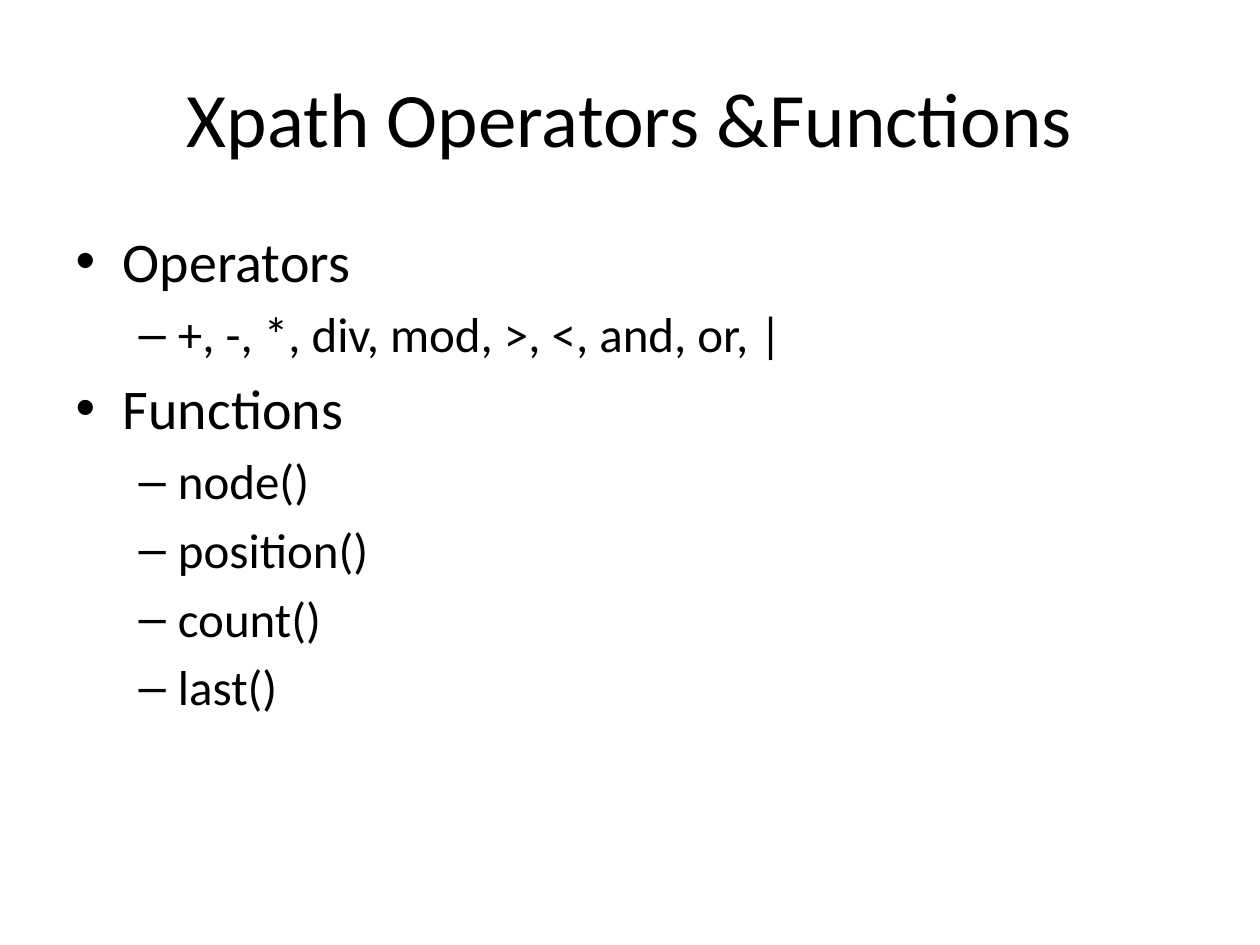
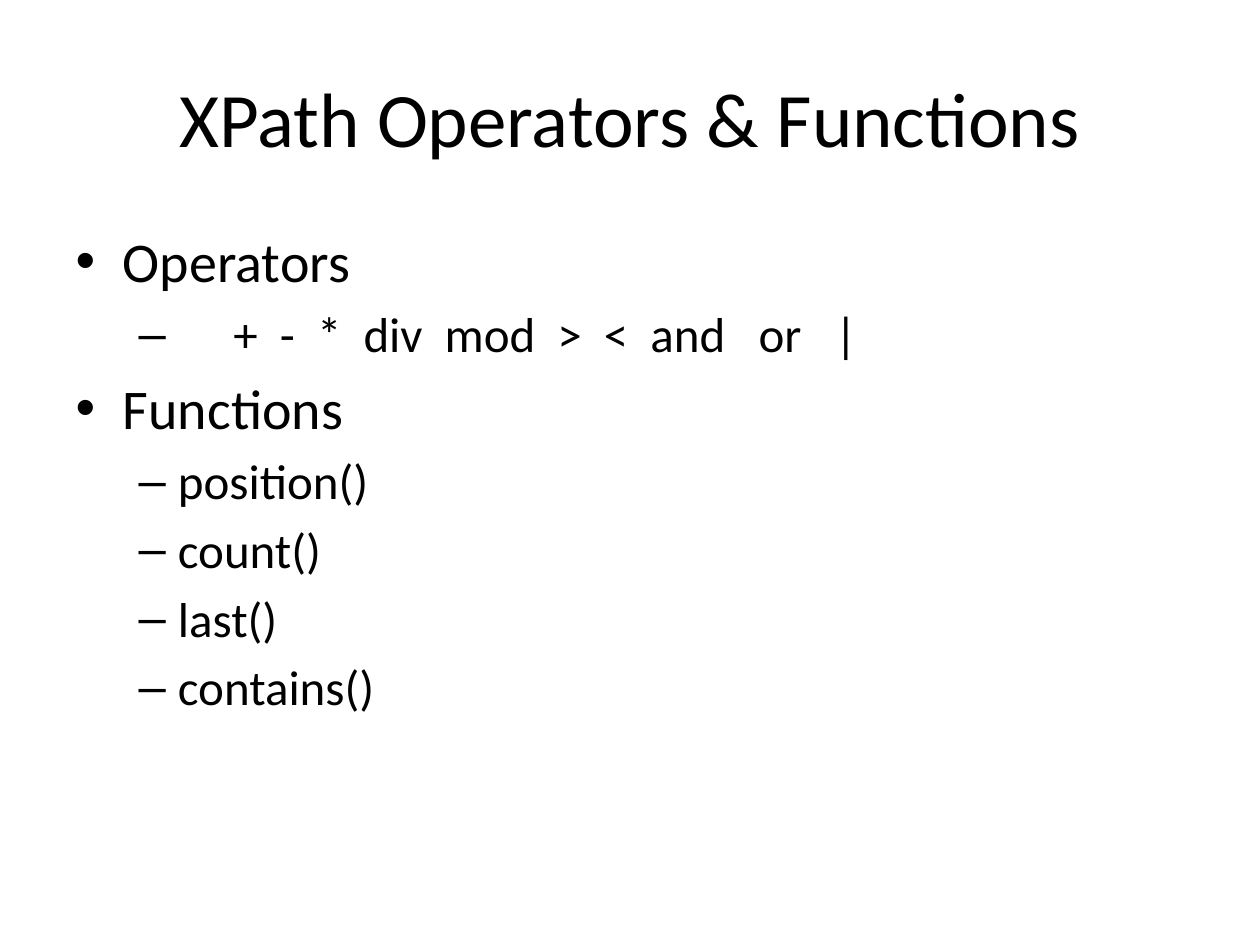
Before and after one commit to liujy10/Backyard-of-IExploring, a slide deck: slide 9 of lecture_sjk(draft).pptx (slide 6 before the commit). Drawn at 1260x945 pixels with LibreOffice and Linux fonts; fonts in the diff are those of the drawing. Boxes give left, top, right and bottom in pixels: in the first picture for what was removed or moved away, otherwise in the second. Text is boxed around its words. In the diff, an @@ line names an element or a change of style, - is before the commit and + after.

Commit message:
A preliminary revised version of XPath and XQuery

```diff
--- a/lecture_sjk(draft).pptx
+++ b/lecture_sjk(draft).pptx
@@ title at (x1=179, y1=93, x2=1080, y2=160): text changed @@
-Xpath Operators &Functions
+XPath Operators & Functions
@@ text at (x1=364, y1=318, x2=802, y2=353): text changed @@
-  – +, -, *, div, mod, >, <, and, or, |
+  – + - * div mod > < and or |
@@ text at (x1=178, y1=463, x2=309, y2=506): paragraph removed @@
-  – node()
@@ text at (x1=178, y1=669, x2=374, y2=712): paragraph added @@
+  – contains()
```
Also in this commit, not shown: 5 other slides changed, 6 slides added, 3 slides removed.
